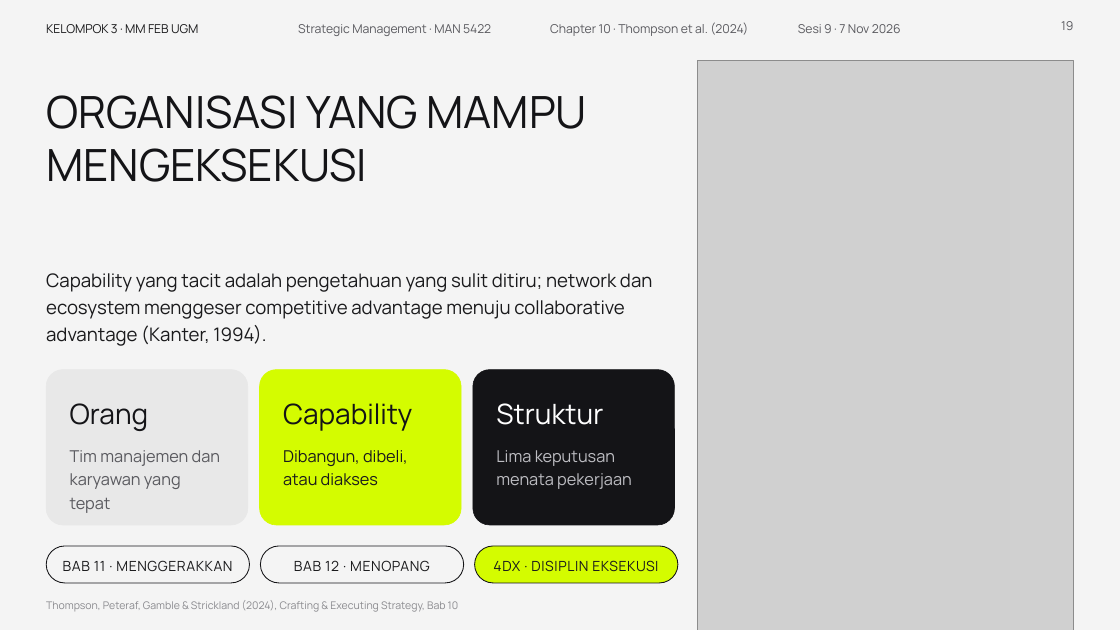
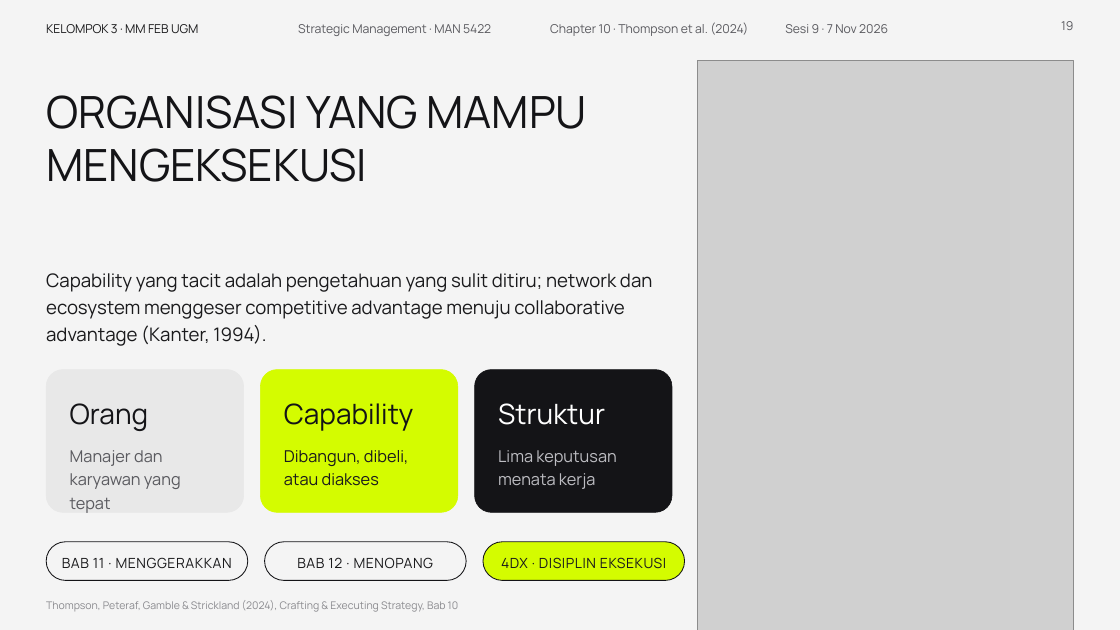
Before and after one commit to aslihabnuri/Dom-Manipulation, a slide deck: slide 19 of presentasi_ch10_kelompok3/SMJKT_Group 3_Aslih_Chapter 10 Strategy Execution.pptx. Drawn at 1120x630 pixels with LibreOffice and Linux fonts; fonts in the diff are those of the drawing; grey boxes stand for pictures. Boxes give left, top, right and bottom in pixels: in the first picture for what was removed or moved away, otherwise in the second. Text is boxed around its words. In the diff, an @@ line names an element or a change of style, - is before the commit and + after.

```diff
--- a/presentasi_ch10_kelompok3/SMJKT_Group 3_Aslih_Chapter 10 Strategy Execution.pptx
+++ b/presentasi_ch10_kelompok3/SMJKT_Group 3_Aslih_Chapter 10 Strategy Execution.pptx
@@ text "Sesi 9 · 7 Nov ..." moved from (x1=798, y1=24, x2=901, y2=33) to (x1=785, y1=24, x2=888, y2=33) @@
@@ proportions changed in 6 elements at (x1=46, y1=542, x2=248, y2=581), (x1=265, y1=542, x2=466, y2=581), (x1=483, y1=542, x2=685, y2=581), (x1=475, y1=370, x2=672, y2=513), (x1=260, y1=370, x2=458, y2=513), (x1=46, y1=370, x2=244, y2=513) @@
@@ rounded rectangle resized from (x1=46, y1=370, x2=248, y2=525) to (x1=46, y1=370, x2=244, y2=513) @@
@@ rounded rectangle resized from (x1=260, y1=370, x2=461, y2=525) to (x1=260, y1=370, x2=458, y2=513) @@
@@ rounded rectangle resized from (x1=473, y1=370, x2=675, y2=525) to (x1=475, y1=370, x2=672, y2=513) @@
@@ text at (x1=70, y1=450, x2=181, y2=513): text changed @@
-Tim manajemen dan karyawan yang tepat
+Manajer dan karyawan yang tepat
@@ text at (x1=498, y1=450, x2=616, y2=489): text changed @@
-Lima keputusan menata pekerjaan
+Lima keputusan menata kerja
@@ rounded rectangle moved from (x1=46, y1=546, x2=250, y2=583) to (x1=46, y1=542, x2=248, y2=581) @@
@@ rounded rectangle moved from (x1=260, y1=546, x2=464, y2=583) to (x1=265, y1=542, x2=466, y2=581) @@
@@ text "BAB 12 · MENOPANG" moved from (x1=294, y1=560, x2=430, y2=571) to (x1=297, y1=557, x2=434, y2=568) @@
@@ rounded rectangle moved from (x1=475, y1=546, x2=678, y2=583) to (x1=483, y1=542, x2=685, y2=581) @@
@@ text "4DX · DISIPLIN EKSEKUSI" moved from (x1=493, y1=560, x2=658, y2=572) to (x1=501, y1=557, x2=666, y2=568) @@
```
Also in this commit, not shown: 18 other slides changed, 1 other file.
